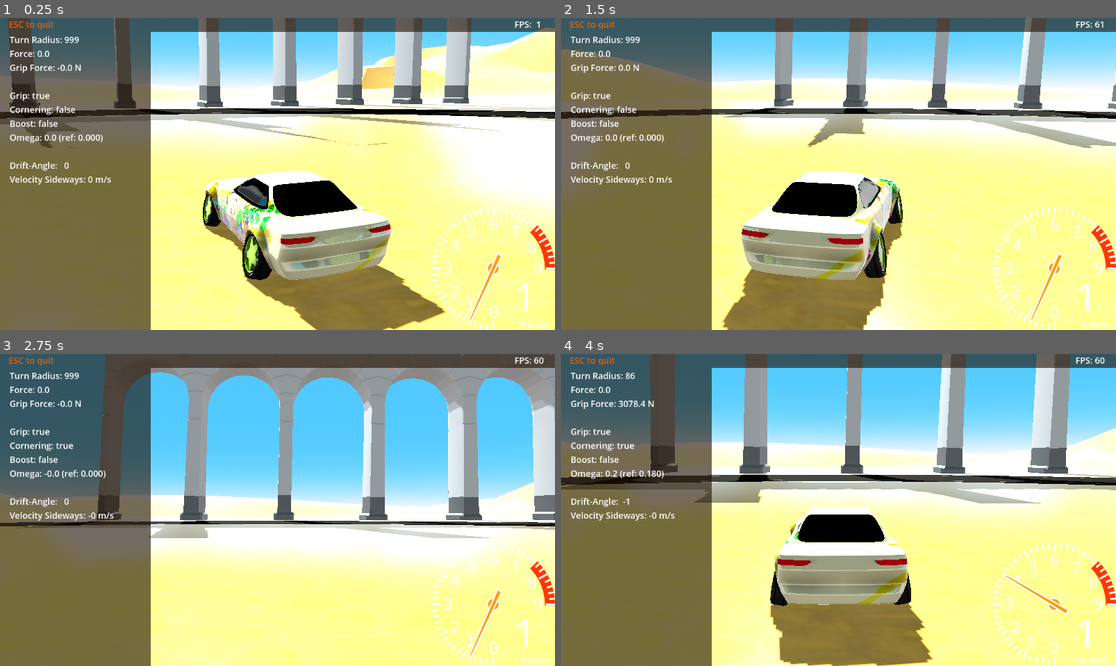
Above: before the commit, frames 1-4 (two rows, left to right).
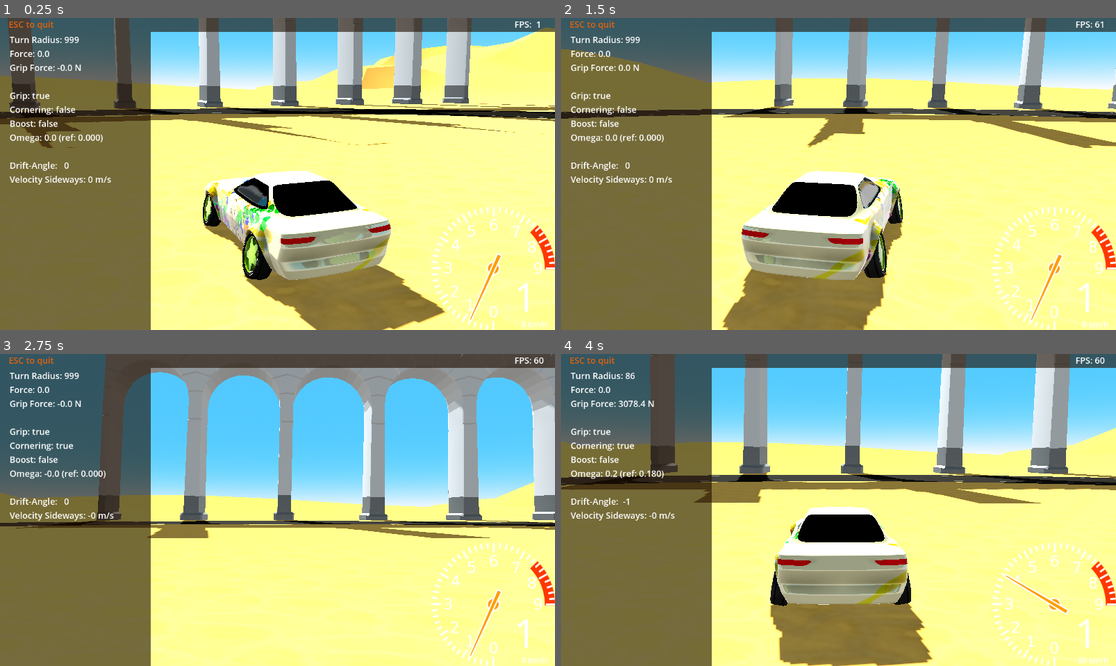
Above: after the commit, the same moments.

Repository: tomaga-dev/DriftCarG4
Game: Godot game, scene res://Scenes/Start.tscn
Two runs of this game, one before a commit and one after it. Both use one fixed random seed, a clock stepped at 60 frames per second and the inputs below.
Inputs:
- Up to frame 1 (0.25 s): no input
- Up to frame 2 (1.5 s): hold Right (controller_right) 0.53-1.28 s; tap C (controller_camera) at 0.6 s; hold Down (controller_brake) from 1.28 s (still down); tap Space (controller_camera_rotate) at 1.35 s
- Up to frame 3 (2.75 s): release Down (controller_brake) at 2.03 s; hold Right (controller_right) from 2.03 s (still down); tap C (controller_camera) at 2.1 s
- Up to frame 4 (4 s): release Right (controller_right) at 2.78 s; hold Up (controller_accelerate) 2.78-3.53 s; tap Space (controller_camera_rotate) at 2.85 s; hold Left (controller_left) from 3.53 s (still down); tap C (controller_camera) at 3.6 s

The runs differ from the first frame. In frame 1, 22% of the frame differs, in the area x 0-100%, y 3-75%; in frame 2, 17%; in frame 3, 18%; in frame 4, 16%.

Commit message:
The roughness texture is no longer used

Diff:
--- a/Drift Car/Scenes/Maps/Map-1/ground.tscn
+++ b/Drift Car/Scenes/Maps/Map-1/ground.tscn
@@ -1,15 +1,13 @@
-[gd_scene load_steps=7 format=3 uid="uid://byrafxeh8fmo7"]
+[gd_scene load_steps=6 format=3 uid="uid://byrafxeh8fmo7"]
 
 [ext_resource type="PackedScene" uid="uid://bw77gq14v3wob" path="res://Scenes/Maps/Map-1/Ground.glb" id="1_gc3wy"]
 [ext_resource type="Texture2D" uid="uid://bee33hnruop2q" path="res://Scenes/Maps/Map-1/Ground_0.png" id="2_eqra7"]
 [ext_resource type="Texture2D" uid="uid://beprj3bpjx2im" path="res://Scenes/Maps/Map-1/Grid_A.png" id="3_6k2xw"]
 [ext_resource type="Texture2D" uid="uid://cfs1uyg42nlll" path="res://Scenes/Maps/Map-1/Grid_H.png" id="4_7n8yn"]
-[ext_resource type="Texture2D" uid="uid://dxwddp6qjftri" path="res://Scenes/Maps/Map-1/Grid_R.png" id="5_jr0pj"]
 
 [sub_resource type="StandardMaterial3D" id="StandardMaterial3D_wa83h"]
 albedo_texture = ExtResource("2_eqra7")
-roughness = 0.27
-roughness_texture = ExtResource("5_jr0pj")
+metallic_specular = 0.0
 ao_enabled = true
 ao_light_affect = 0.35
 ao_texture = ExtResource("3_6k2xw")
